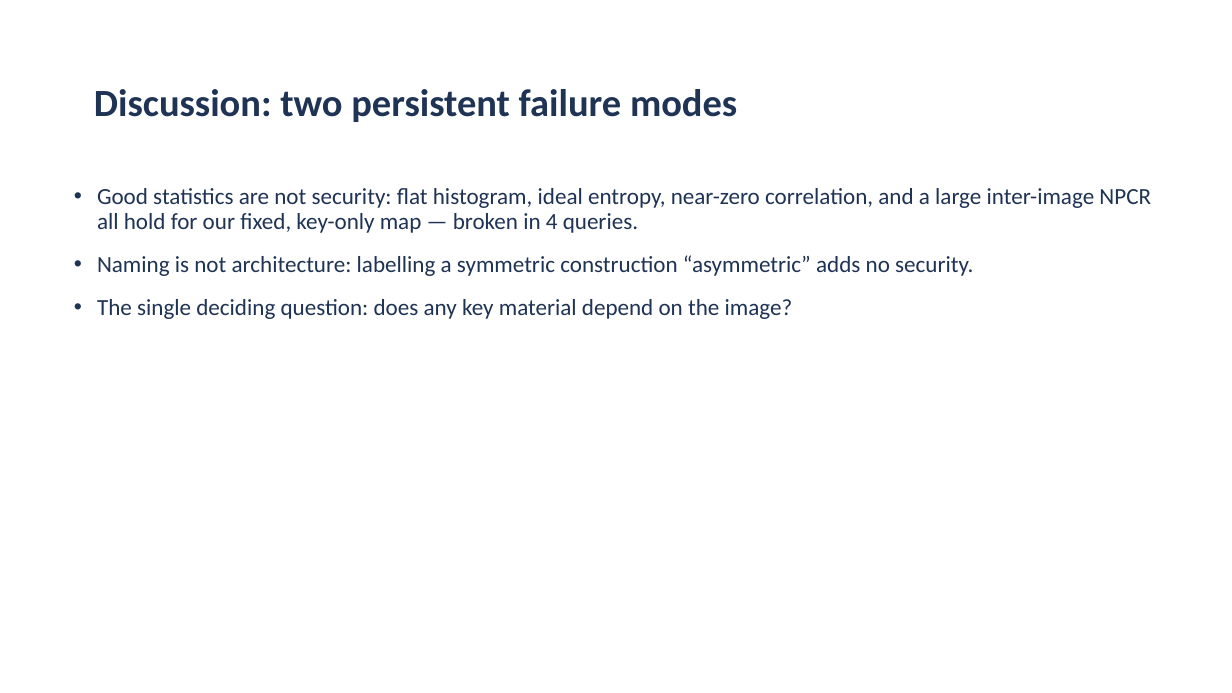
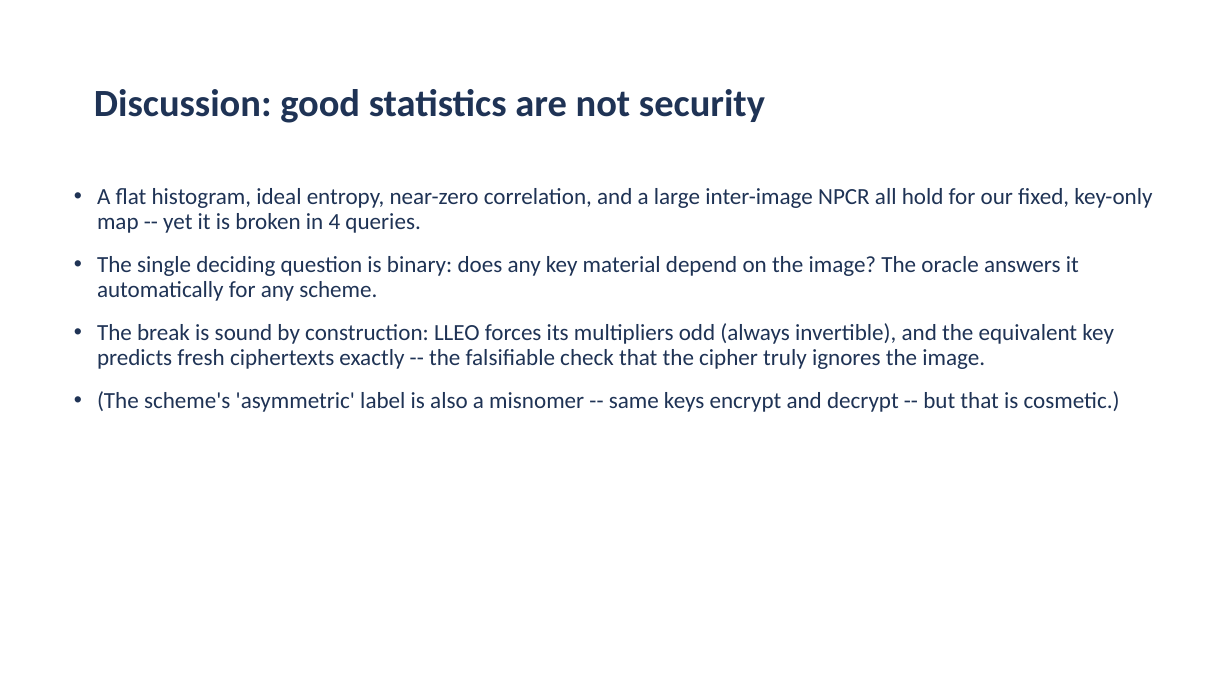
Before and after one commit to aiparallel0/chaoscrypt, a slide deck: slide 12 of papers/paper1-chaos-cpa/presentation.pptx (slide 11 before the commit). Drawn at 1232x693 pixels with LibreOffice and Linux fonts; fonts in the diff are those of the drawing; background and template pictures are left out. Boxes give left, top, right and bottom in pixels: in the first picture for what was removed or moved away, otherwise in the second. Text is boxed around its words. In the diff, an @@ line names an element or a change of style, - is before the commit and + after.

```diff
--- a/papers/paper1-chaos-cpa/presentation.pptx
+++ b/papers/paper1-chaos-cpa/presentation.pptx
@@ title at (94, 89, 765, 123): text changed @@
-Discussion: two persistent failure modes
+Discussion: good statistics are not security
@@ text at (97, 188, 1152, 412): text changed @@
-• Good statistics are not security: flat histogram, ideal entropy, near-zero correlation, and a large inter-image NPCR all hold for our fixed, key-only map — broken in 4 queries.
-• Naming is not architecture: labelling a symmetric construction “asymmetric” adds no security.
-• The single deciding question: does any key material depend on the image?
+• A flat histogram, ideal entropy, near-zero correlation, and a large inter-image NPCR all hold for our fixed, key-only map -- yet it is broken in 4 queries.
+• The single deciding question is binary: does any key material depend on the image? The oracle answers it automatically for any scheme.
+• The break is sound by construction: LLEO forces its multipliers odd (always invertible), and the equivalent key predicts fresh ciphertexts exactly -- the falsifiable check that the cipher truly ignores the image.
+• (The scheme's 'asymmetric' label is also a misnomer -- same keys encrypt and decrypt -- but that is cosmetic.)
```
Also in this commit, not shown: 2 other slides changed, 1 slide added, 26 other files.
